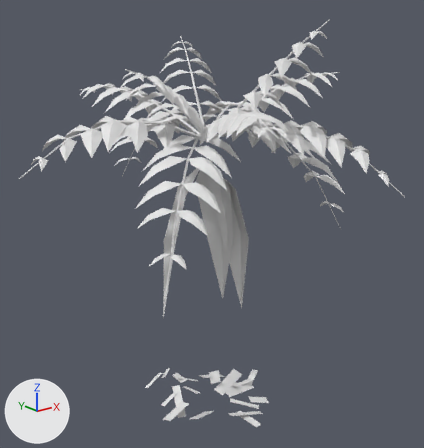
An edit to the OBJ model game/assets/models/plants/SM_Plant_TreeFernMature_Leaf_LOD1.obj, drawn before and after from the same camera.
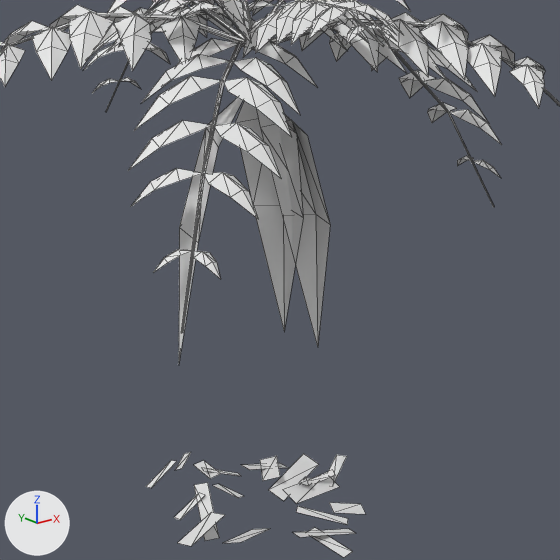
Each version appears first whole from a camera (50 mm lens) standing at (-5.69, -7.31, 6.18) and looking at (0.41, 0.31, 3.14), and next in a close-up on the part from 15% to 89% of the width and 25% to 96% of the height. Arrows for +X, +Y and +Z are at lower left; the lights stay in place. The last two pictures show the newer version. The close-ups show mesh edges as thin lines. Where no turn or scale is listed for an object, it has been applied to the vertices. Vertices at exactly the same position are counted once.

The scene before the commit, as lines of its bpy script (objects in view):
```python
me_sm_plant_treefernmature_leaf_lod1 = bpy.data.meshes.new('SM_Plant_TreeFernMature_Leaf_LOD1')
me_sm_plant_treefernmature_leaf_lod1.from_pydata(...)  # 1422 vertices, 1648 faces; spans x -2.82..3.5, y -2.46..3.22, z -0.08..6.44
ob_sm_plant_treefernmature_leaf_lod1 = bpy.data.objects.new('SM_Plant_TreeFernMature_Leaf_LOD1', me_sm_plant_treefernmature_leaf_lod1)
ob_sm_plant_treefernmature_leaf_lod1.location = (0.0, 0.0, 0.0)
```
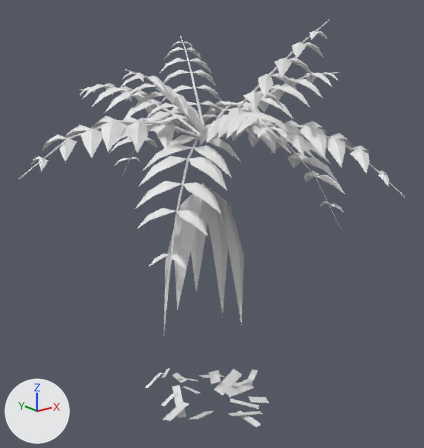
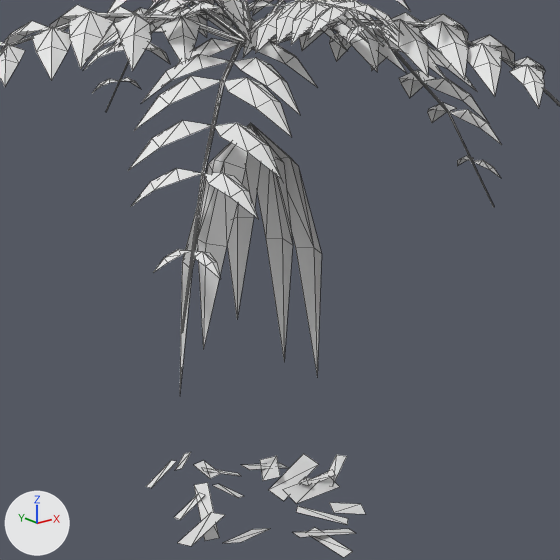
Where the change shows, as pixel boxes [x1, y1, x2, y2] in the close-ups (560 x 560 px; the box of a moved part takes in the faces that stretch with it):
part 1 of me_sm_plant_treefernmature_leaf_lod1, moved or reshaped
    before: [179, 97, 330, 361]
    after: [180, 123, 322, 388]

Edits to the bpy script that builds the scene:
```text
Change me_sm_plant_treefernmature_leaf_lod1:
    used by ob_sm_plant_treefernmature_leaf_lod1; location = (0.0, 0.0, 0.0)
    remove me_sm_plant_treefernmature_leaf_lod1.from_pydata(...)  # 1422 vertices, 1648 faces; spans x -2.82..3.5, y -2.46..3.22, z -0.08..6.44
    add me_sm_plant_treefernmature_leaf_lod1.from_pydata(...)  # 1436 vertices, 1664 faces; spans x -2.82..3.5, y -2.46..3.22, z -0.08..6.44
    me_sm_plant_treefernmature_leaf_lod1 part 1
    4 faces are deleted
    4 vertices in x -0.45..0.92, y 0.0..0.6, z 1.45..4.34 move by (0.0, 0.0, -0.34)
    18 vertices move from x -0.47..0.85, y -0.3..0.72, z 2.89..3.95 to x -0.44..0.83, y -0.15..0.63, z 2.56..3.59
    14 vertices are added at x -0.65..0.35, y -0.23..0.56, z 1.78..3.71
    20 new faces join them
```
